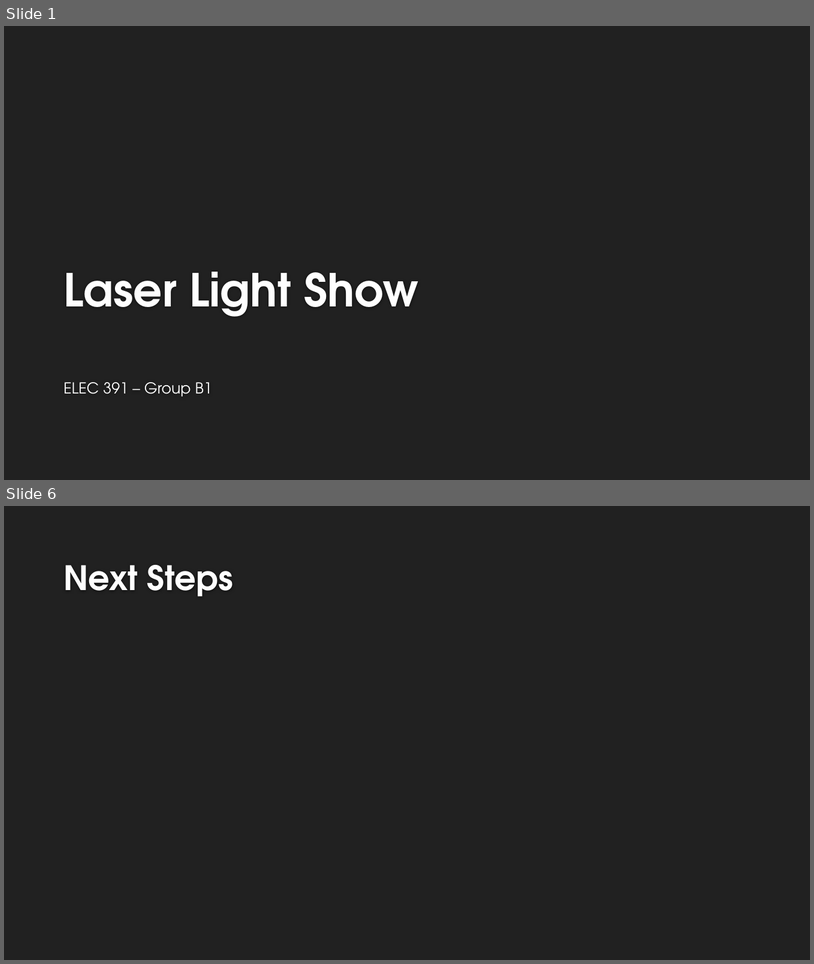
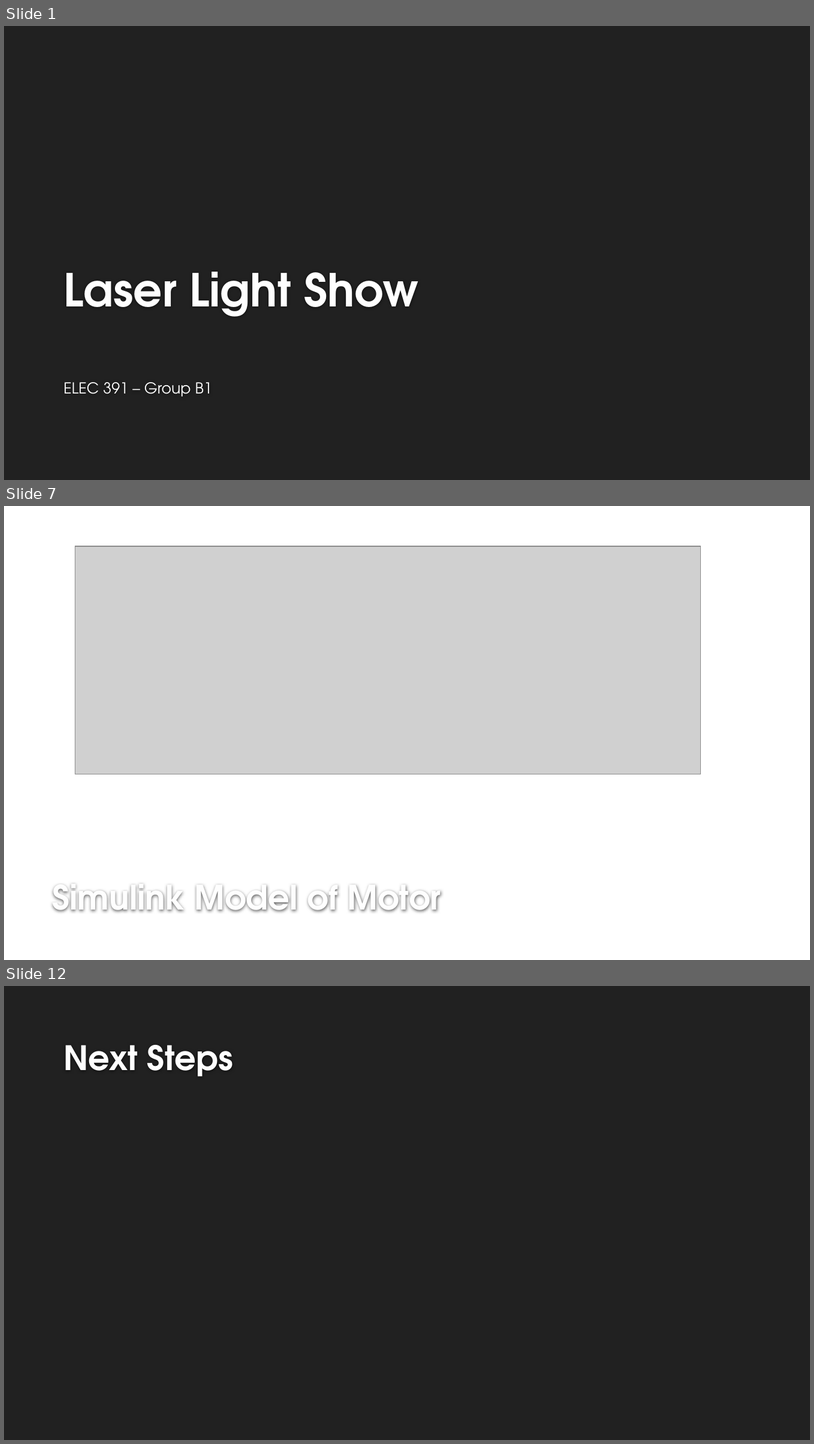
Before and after one commit to lcall3/Controller, a slide deck: doc/report/demo2.pptx. Shown one above the other, each under a label of ours: slides 1 and 6 before the commit, slides 1, 7 and 12 after it; the slides between them are not shown. The pictures are 814x964 and 814x1444 pixels, drawn with LibreOffice and Linux fonts; fonts in the diff are those of the drawing; grey boxes stand for pictures; background and template pictures are left out. Boxes give left, top, right and bottom in pixels: in the first picture for what was removed or moved away, otherwise in the second. Text is boxed around its words. In the diff, an @@ line names an element or a change of style, - is before the commit and + after.

```diff
--- a/doc/report/demo2.pptx
+++ b/doc/report/demo2.pptx
@@ slide 7 added at box(4, 506, 810, 960), background #FFFFFF @@
@@ picture added at box(75, 546, 702, 774) @@
@@ title added at box(52, 885, 441, 912), 40 pt, text #FEFEFE, bold @@
+Simulink Model of Motor
@@ what was slide 6 is now slide 12 @@
```
Also in this commit, not shown: 3 slides changed, 6 other slides added, 1 slide removed.
